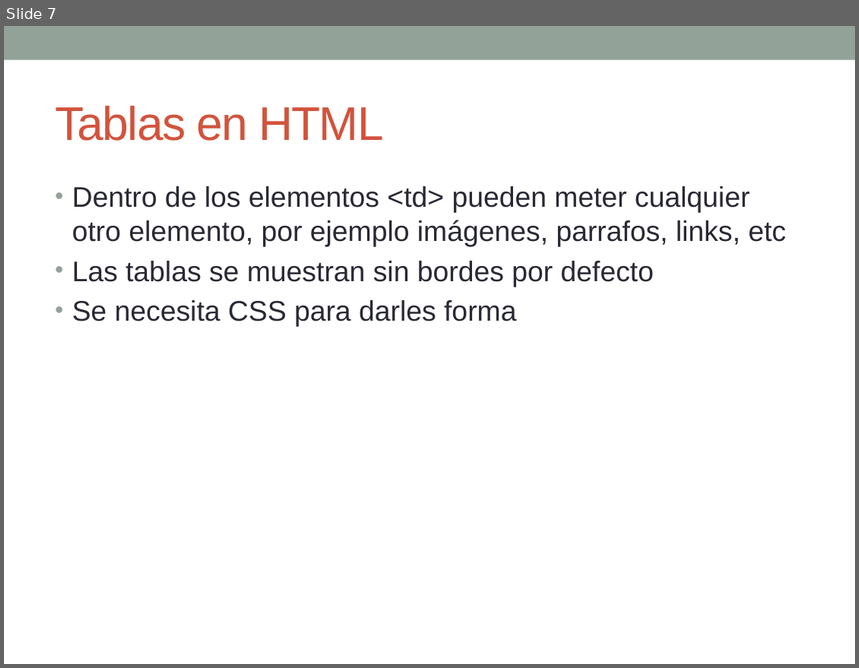
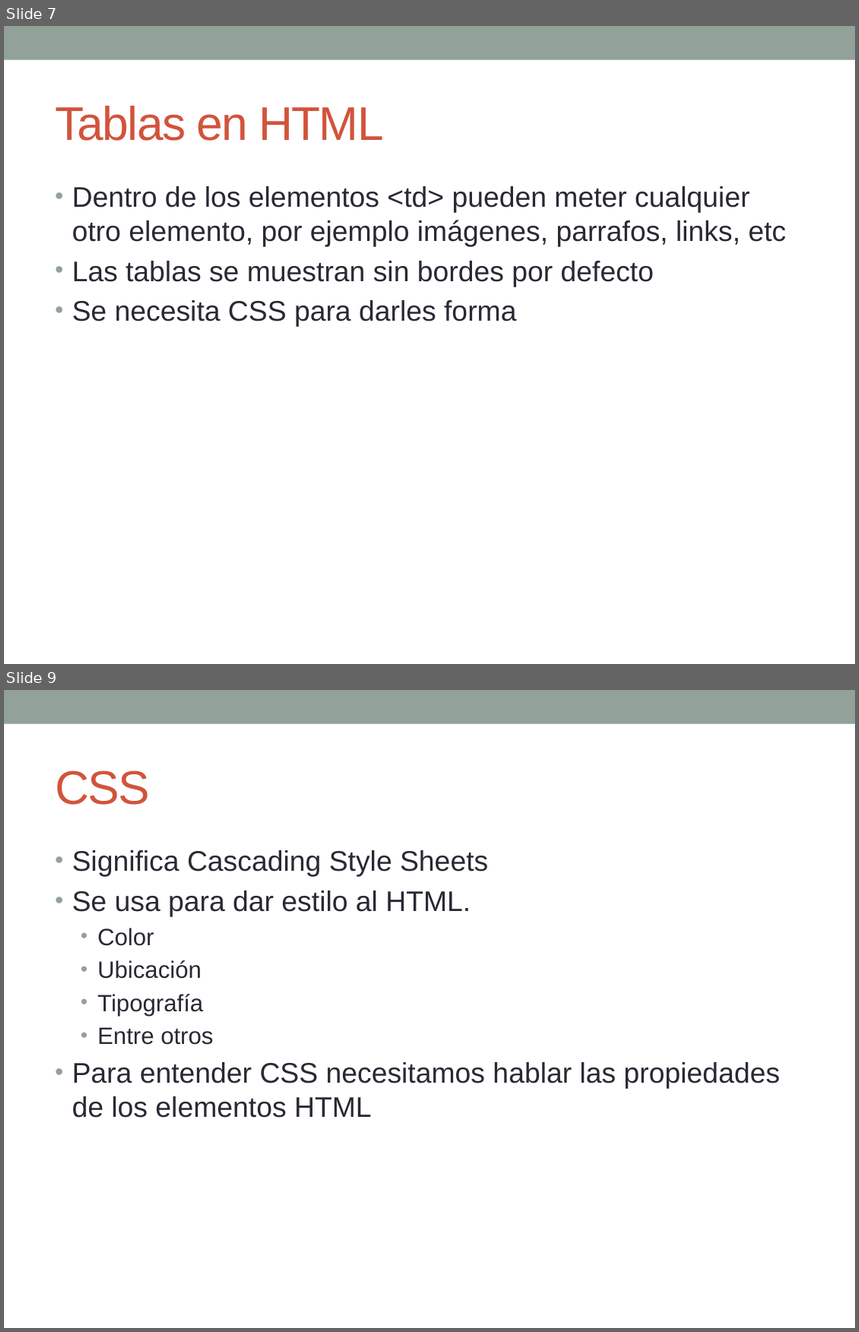
Before and after one commit to esolorzanob/UPI_Diseno, a slide deck: Semana 3.pptx. Shown one above the other, each under a label of ours: slide 7 before the commit, slides 7 and 9 after it; the slides between them are not shown. The pictures are 859x668 and 859x1332 pixels, drawn with LibreOffice and Linux fonts; fonts in the diff are those of the drawing. Boxes give left, top, right and bottom in pixels: in the first picture for what was removed or moved away, otherwise in the second. Text is boxed around its words. In the diff, an @@ line names an element or a change of style, - is before the commit and + after.

```diff
--- a/Semana 3.pptx
+++ b/Semana 3.pptx
@@ slide 9 added at [4,690,855,1328], background #FFFFFF; not listed: 1 template element that a slide beside it also shows @@
@@ title added at [55,771,150,805], 40 pt, text #D2533C @@
+CSS
@@ text added at [72,850,781,1118], 24 pt, text #292934 @@
+• Significa Cascading Style Sheets
+• Se usa para dar estilo al HTML.
+  • Color
+  • Ubicación
+  • Tipografía
+  • Entre otros
+• Para entender CSS necesitamos hablar las propiedades de los elementos HTML
```
Also in this commit, not shown: 2 slides changed, 8 other slides added, 1 slide removed, 4 other files.
